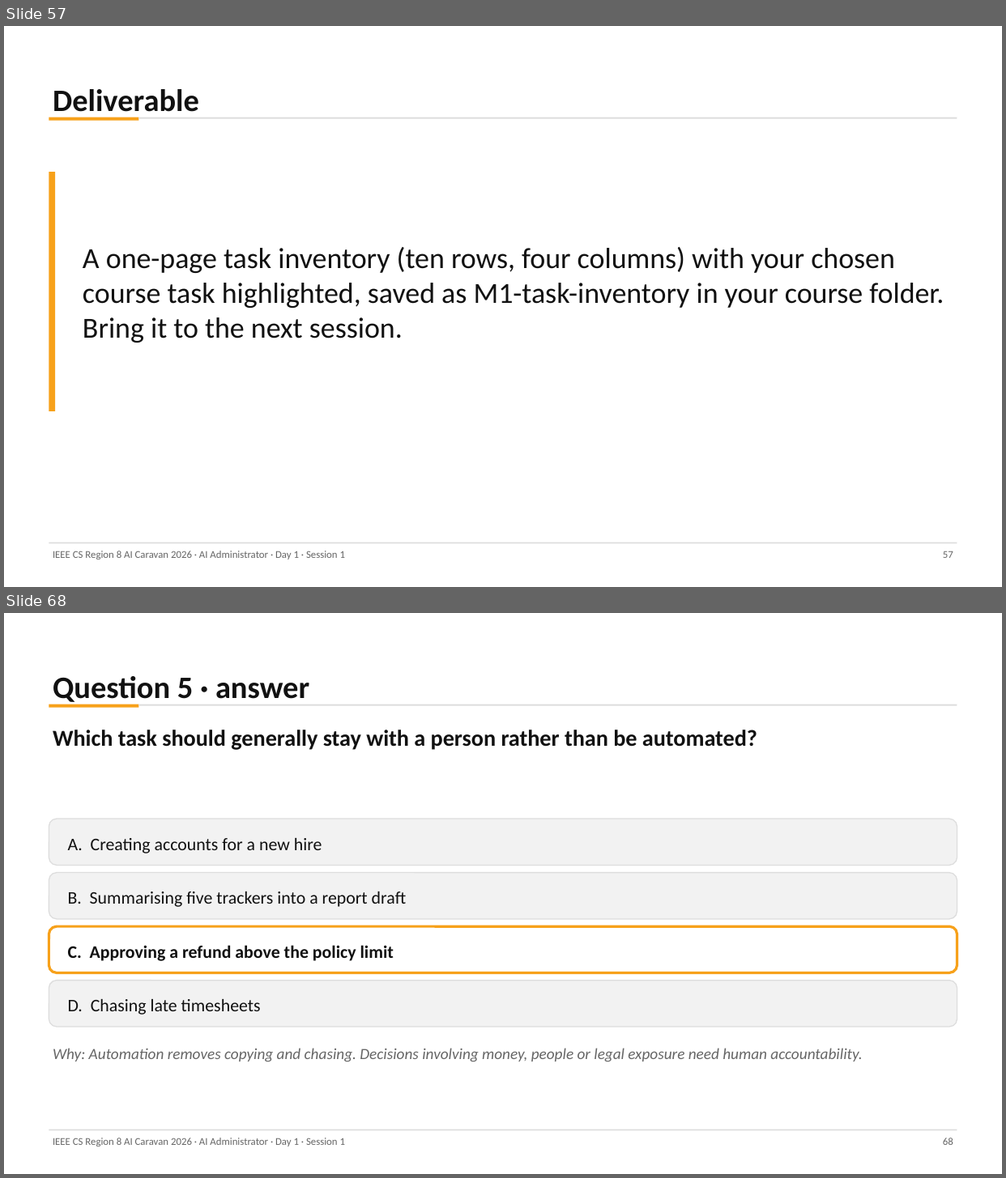
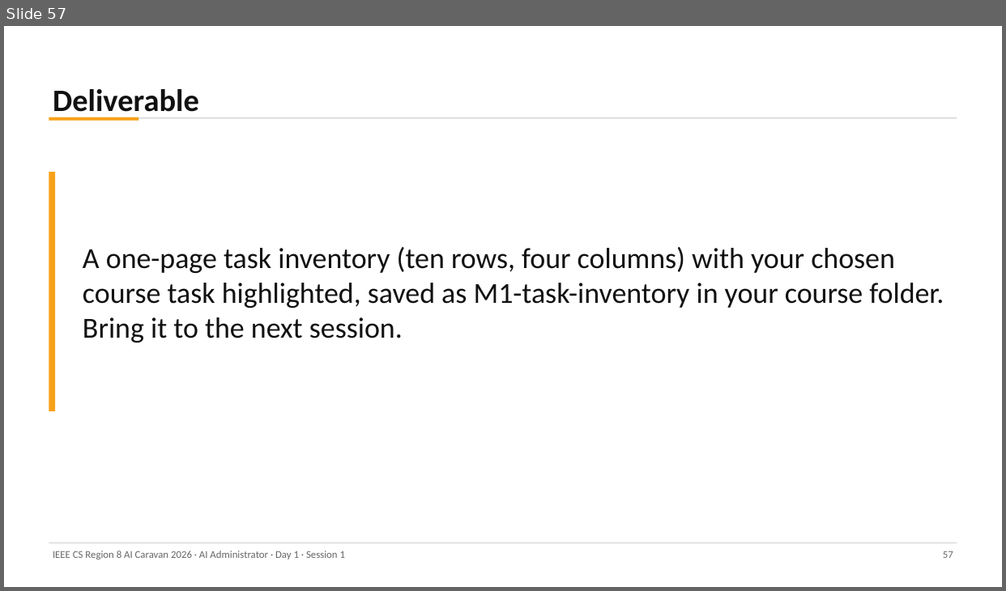
Before and after one commit to abedbanna/snippet-vault, a slide deck: instructor/ai-administrator/out/day1/Day1_S1_Foundations.pptx. Shown one above the other, each under a label of ours: slides 57 and 68 before the commit, slide 57 after it; the slides between them are not shown. The pictures are 1006x1178 and 1006x591 pixels, drawn with LibreOffice and Linux fonts; fonts in the diff are those of the drawing. Boxes give left, top, right and bottom in pixels: in the first picture for what was removed or moved away, otherwise in the second. Text is boxed around its words. In the diff, an @@ line names an element or a change of style, - is before the commit and + after.

Commit message:
Session 1: Kahoot replaces knowledge-check slides; live bot QR and details; retimed close

```diff
--- a/instructor/ai-administrator/out/day1/Day1_S1_Foundations.pptx
+++ b/instructor/ai-administrator/out/day1/Day1_S1_Foundations.pptx
@@ slide 68 removed at (4,613,1002,1174), background #FFFFFF @@
@@ text removed at (53,676,309,705) @@
-Question 5 · answer
@@ rectangle removed at (49,705,138,707) @@
@@ rectangle removed at (138,705,957,706) @@
@@ text removed at (53,730,757,750) @@
-Which task should generally stay with a person rather than be automated?
@@ rounded rectangle removed at (49,819,957,865) @@
@@ text removed at (68,838,322,854) @@
-A. Creating accounts for a new hire
@@ rounded rectangle removed at (49,873,957,919) @@
@@ text removed at (68,892,406,907) @@
-B. Summarising five trackers into a report draft
@@ rounded rectangle removed at (49,926,957,973) @@
@@ text removed at (68,945,394,961) @@
-C. Approving a refund above the policy limit
@@ rounded rectangle removed at (49,981,957,1027) @@
@@ text removed at (68,999,261,1015) @@
-D. Chasing late timesheets
@@ text removed at (53,1048,862,1063) @@
-Why: Automation removes copying and chasing. Decisions involving money, people or legal exposure need human accountability.
@@ rectangle removed at (49,1130,957,1131) @@
@@ text removed at (53,1138,345,1147) @@
-IEEE CS Region 8 AI Caravan 2026 · AI Administrator · Day 1 · Session 1
@@ text removed at (943,1138,953,1145) @@
-68
```
Also in this commit, not shown: 9 slides changed, 1 slide added, 9 other slides removed, 3 other files.
